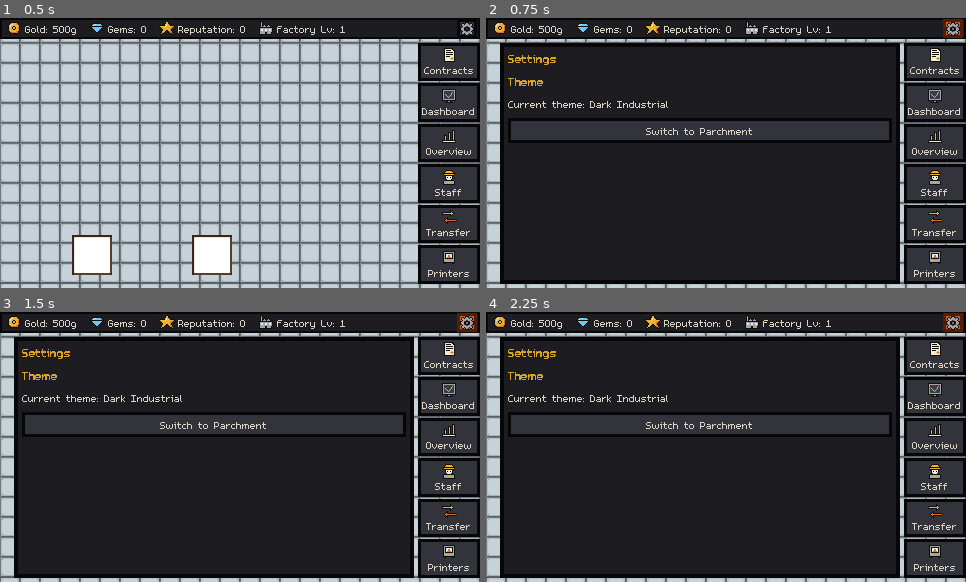
Above: before the commit, frames 1-4 (two rows, left to right).
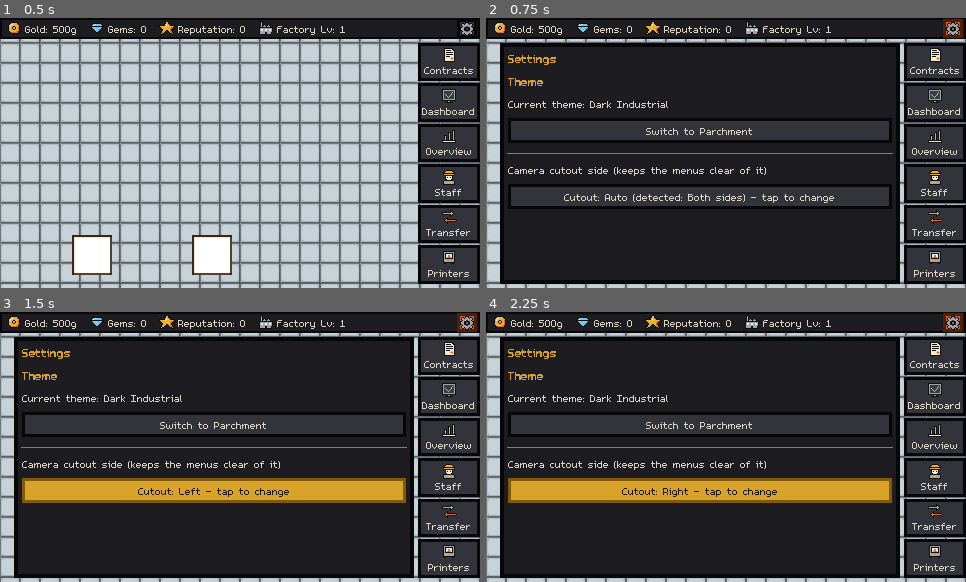
Above: after the commit, the same moments.

Repository: carverweirick/foundry-mobile-game
Game: Godot game, scene res://scenes/main.tscn
Same seed, same stepped clock (60 frames per second), same inputs: the game is played once before the commit and once after it.
Inputs (mouse positions are in pixels of both pictures, inside the frame that each line leads up to):
- Up to frame 1 (0.5 s): no input
- Up to frame 2 (0.75 s): click (951, 28) at 0.52 s
- Up to frame 3 (1.5 s): click (216, 490) at 1.25 s, where only the run after the commit has a clickable "Cutout: Auto (detected: Both …"
- Up to frame 4 (2.25 s): click (702, 490) at 2 s, where only the run after the commit has a clickable "Cutout: Left - tap to change"

Frame 1 is identical in both runs. In frame 2, 6.2% of the frame differs, in the area x 4-85%, y 50-70%; in frame 3, 7.9%, in the area x 4-85%, y 50-71%; in frame 4, 7.9%.

Commit message:
Inset only the camera side of the screen, with a Settings override
When the phone's camera cutout is on the left, the rail now sits flush
against the right edge (and vice versa). Auto mode infers the side from
the gravity sensor, since Godot can't report the current landscape
direction and iOS reports symmetric insets; it insets both sides until it
gets a confident reading. Settings gains a Camera cutout option
(Auto/Left/Right/Both) as the manual fallback. The top bar keeps its ends
clear of the rounded corners either way.

Co-Authored-By: Claude Opus 5.5 <noreply@anthropic.com>
Claude-Session: https://claude.ai/code/session_01LwGPRWnRjmAtkb5LvtKvk9

Diff:
--- a/autoload/theme_manager.gd
+++ b/autoload/theme_manager.gd
@@ -31,8 +31,8 @@
 ## below sets .theme directly on each overlay's own top-level Panel/Button -
 ## once a Control's own .theme is set, it becomes the theme owner for its
 ## whole Control-descendant subtree, sidestepping the CanvasLayer break
-## entirely. Every OverlayBase subclass, StationDetailMenu, and main.gd's HUD
-## labels call this on their own top-level Controls, both once at startup and
+## entirely. Every OverlayBase subclass, StationDetailMenu, and the Hud's bar
+## and rail call this on their own top-level Controls, both once at startup and
 ## on every theme_changed.
 
 enum ThemeChoice { DARK, PARCHMENT }
@@ -47,11 +47,27 @@
 	ThemeChoice.PARCHMENT: "Parchment",
 }
 
+## Which screen edge the phone's camera cutout (Dynamic Island / notch) is
+## on, so the Hud only insets that side (design doc Section 27). AUTO reads
+## the gravity sensor (see Hud._detect_camera_side()); BOTH insets both
+## sides. A display preference like the theme, so it lives here and is
+## saved to the same settings file.
+enum CutoutSide { AUTO, LEFT, RIGHT, BOTH }
+
+const CUTOUT_SIDE_DISPLAY_NAMES := {
+	CutoutSide.AUTO: "Auto",
+	CutoutSide.LEFT: "Left",
+	CutoutSide.RIGHT: "Right",
+	CutoutSide.BOTH: "Both sides",
+}
+
 const SETTINGS_PATH := "user://settings.cfg"
 
 signal theme_changed(theme_choice: ThemeChoice)
+signal cutout_side_changed(side: CutoutSide)
 
 var current_theme: ThemeChoice = ThemeChoice.DARK
+var cutout_side: CutoutSide = CutoutSide.AUTO
 
 
 func _ready() -> void:
@@ -66,6 +82,14 @@
 	_apply_theme()
 	_save_settings()
 	theme_changed.emit(current_theme)
+
+
+func set_cutout_side(side: CutoutSide) -> void:
+	if side == cutout_side:
+		return
+	cutout_side = side
+	_save_settings()
+	cutout_side_changed.emit(cutout_side)
 
 
 ## Kept as a harmless default-theme assignment (correct practice, and covers
@@ -96,6 +120,9 @@
 	var saved: int = config.get_value("ui", "theme", ThemeChoice.DARK)
 	if THEME_PATHS.has(saved):
 		current_theme = saved
+	var saved_side: int = config.get_value("ui", "cutout_side", CutoutSide.AUTO)
+	if CUTOUT_SIDE_DISPLAY_NAMES.has(saved_side):
+		cutout_side = saved_side
 
 
 func _save_settings() -> void:
@@ -104,4 +131,5 @@
 	var config := ConfigFile.new()
 	config.load(SETTINGS_PATH)
 	config.set_value("ui", "theme", current_theme)
+	config.set_value("ui", "cutout_side", cutout_side)
 	config.save(SETTINGS_PATH)
--- a/project.godot
+++ b/project.godot
@@ -46,6 +46,8 @@
 virtual_controller/ios/enable_button_b=true
 virtual_controller/ios/enable_button_x=true
 virtual_controller/ios/enable_button_y=true
+sensors/enable_accelerometer=true
+sensors/enable_gravity=true
 
 [physics]
 
--- a/scenes/hud.gd
+++ b/scenes/hud.gd
@@ -36,6 +36,15 @@
 ## `-- --simulate-iphone-safe-area` to force them on.
 const SIMULATE_SAFE_AREA_ARG := "--simulate-iphone-safe-area"
 const SIMULATED_INSETS := {"left": 40.0, "top": 0.0, "right": 40.0, "bottom": 14.0}
+## On a wide handheld screen the bar's ends stay this far from BOTH edges
+## even when the camera is on the other side - the rounded corners still
+## clip there, and the Settings gear sits at the bar's right end.
+const CORNER_INSET: float = 22.0
+## Desktop testing: fake a detected camera side, e.g. `-- --simulate-camera-left`.
+const SIMULATE_CAMERA_LEFT_ARG := "--simulate-camera-left"
+const SIMULATE_CAMERA_RIGHT_ARG := "--simulate-camera-right"
+## Gravity is re-read this often; a side change needs two agreeing reads.
+const CAMERA_SIDE_POLL_SECONDS: float = 0.5
 const DEBT_COLOR := Color(0.85, 0.2, 0.2)
 const BUTTON_STATES: Array[String] = [
 	"normal", "normal_mirrored", "hover", "hover_mirrored", "pressed",
@@ -54,6 +63,10 @@
 ## Every OverlayBase that opens into the panel slot (rail menus + Settings).
 var _slot_overlays: Array[OverlayBase] = []
 var _station_detail_menu: StationDetailMenu = null
+## AUTO mode's current answer: CutoutSide.LEFT/RIGHT, or BOTH while unknown.
+var _detected_camera_side: ThemeManager.CutoutSide = ThemeManager.CutoutSide.BOTH
+var _pending_camera_side: ThemeManager.CutoutSide = ThemeManager.CutoutSide.BOTH
+var _camera_poll_elapsed: float = 0.0
 
 
 func _ready() -> void:
@@ -65,6 +78,7 @@
 	ThemeManager.theme_changed.connect(func(_choice): _apply_theme())
 	_apply_theme()
 	get_viewport().size_changed.connect(_layout)
+	ThemeManager.cutout_side_changed.connect(func(_side): _layout())
 
 
 ## Called once by main.gd after every overlay exists. rail_entries is an
@@ -82,6 +96,8 @@
 		_rail_buttons.append(button)
 		_slot_overlays.append(overlay)
 	_settings_button.pressed.connect(settings_overlay.toggle)
+	if settings_overlay is SettingsOverlay:
+		settings_overlay.hud = self
 	settings_overlay.rail_button = _settings_button
 	_slot_overlays.append(settings_overlay)
 	_station_detail_menu = station_detail_menu
@@ -90,7 +106,11 @@
 	_log_safe_area_diagnostics()
 
 
-func _process(_delta: float) -> void:
+func _process(delta: float) -> void:
+	_camera_poll_elapsed += delta
+	if _camera_poll_elapsed >= CAMERA_SIDE_POLL_SECONDS:
+		_camera_poll_elapsed = 0.0
+		_poll_camera_side()
 	# Polled rather than signal-driven: a save load can replace every one of
 	# these values without emitting, and set_text() is a no-op when unchanged.
 	_gold_label.text = "Gold: %dg" % GameData.currency
@@ -217,12 +237,20 @@
 func _layout() -> void:
 	var view: Vector2 = get_viewport().get_visible_rect().size
 	var insets := _safe_insets(view)
+	var camera_side := _camera_side()
+	if camera_side == ThemeManager.CutoutSide.LEFT:
+		insets.right = 0.0
+	elif camera_side == ThemeManager.CutoutSide.RIGHT:
+		insets.left = 0.0
 	var left: float = insets.left
 	var right: float = view.x - insets.right
 	var bottom: float = view.y - insets.bottom - EDGE_GAP
 
-	_bar.position = Vector2(left, insets.top)
-	_bar.size = Vector2(right - left, BAR_HEIGHT)
+	var corner: float = CORNER_INSET if _is_wide_handheld(view) else 0.0
+	var bar_left: float = maxf(left, corner)
+	var bar_right: float = minf(right, view.x - corner)
+	_bar.position = Vector2(bar_left, insets.top)
+	_bar.size = Vector2(bar_right - bar_left, BAR_HEIGHT)
 	var bar_bottom: float = _bar.position.y + maxf(BAR_HEIGHT, _bar.get_combined_minimum_size().y)
 
 	var top: float = bar_bottom + EDGE_GAP
@@ -251,14 +279,15 @@
 ## covered the rail): the OS-reported safe area, floored at SIMULATED_INSETS
 ## on any handheld screen 2:1 or wider - every phone that shape has rounded
 ## corners and a camera cutout.
-## The island can sit on either side depending on which way the phone is
-## turned, so insets stay symmetric left/right.
+## Returned symmetric left/right (iOS itself reports it that way in
+## landscape); _layout() then drops the side without the camera, per
+## _camera_side().
 func _safe_insets(view: Vector2) -> Dictionary:
 	if SIMULATE_SAFE_AREA_ARG in OS.get_cmdline_user_args():
-		return SIMULATED_INSETS
+		return SIMULATED_INSETS.duplicate()
 	var none := {"left": 0.0, "top": 0.0, "right": 0.0, "bottom": 0.0}
-	var is_phone_os := OS.has_feature("mobile") or OS.get_name() in ["iOS", "Android"]
-	if not is_phone_os and not DisplayServer.is_touchscreen_available():
+	var is_phone_os := _is_phone_os()
+	if not _is_handheld():
 		return none
 	var reported := none
 	var window := Vector2(DisplayServer.window_get_size())
@@ -274,7 +303,7 @@
 			"right": maxf(0.0, side),
 			"bottom": maxf(0.0, (window.y - safe.end.y) * k.y),
 		}
-	if view.y <= 0.0 or view.x / view.y < 2.0:
+	if not _is_wide_handheld(view):
 		return reported
 	# Wide handheld: never less than the fallback on the sides/bottom, in case
 	# the platform under-reports (or reports a portrait-shaped area). Top stays
@@ -287,12 +316,75 @@
 	}
 
 
+func _is_phone_os() -> bool:
+	return OS.has_feature("mobile") or OS.get_name() in ["iOS", "Android"]
+
+
+func _is_handheld() -> bool:
+	return _is_phone_os() or DisplayServer.is_touchscreen_available() \
+		or SIMULATE_SAFE_AREA_ARG in OS.get_cmdline_user_args()
+
+
+func _is_wide_handheld(view: Vector2) -> bool:
+	return _is_handheld() and view.y > 0.0 and view.x / view.y >= 2.0
+
+
+## Which side gets the cutout inset: the player's Settings choice, or in AUTO
+## the gravity-detected side (BOTH until a confident reading arrives).
+func _camera_side() -> ThemeManager.CutoutSide:
+	var args := OS.get_cmdline_user_args()
+	if SIMULATE_CAMERA_LEFT_ARG in args:
+		return ThemeManager.CutoutSide.LEFT
+	if SIMULATE_CAMERA_RIGHT_ARG in args:
+		return ThemeManager.CutoutSide.RIGHT
+	if ThemeManager.cutout_side != ThemeManager.CutoutSide.AUTO:
+		return ThemeManager.cutout_side
+	return _detected_camera_side
+
+
+## Godot gives no way to read which landscape direction the interface is in
+## (screen_get_orientation() returns the configured orientation, not the
+## current one, and iOS reports a symmetric safe area), so AUTO infers it
+## from the gravity sensor. In raw device axes, landscape with the top of
+## the phone (the camera end) to the left puts gravity along -x, to the right
+## along +x. If the platform instead reports gravity already rotated into
+## screen space, x stays near 0 when held upright and this never commits -
+## BOTH stays the answer, and the Settings override is the way out. The sign
+## convention is unverified on real hardware: the [Hud] log line below and
+## the Settings override exist for exactly that.
+func _detect_camera_side() -> ThemeManager.CutoutSide:
+	var gravity: Vector3 = Input.get_gravity()
+	if gravity.length() < 4.0 or absf(gravity.x) < absf(gravity.y) * 1.5:
+		return _detected_camera_side
+	return ThemeManager.CutoutSide.LEFT if gravity.x < 0.0 else ThemeManager.CutoutSide.RIGHT
+
+
+func _poll_camera_side() -> void:
+	if ThemeManager.cutout_side != ThemeManager.CutoutSide.AUTO or not _is_phone_os():
+		return
+	var reading := _detect_camera_side()
+	if reading == _detected_camera_side:
+		_pending_camera_side = reading
+		return
+	if reading != _pending_camera_side:
+		_pending_camera_side = reading
+		return
+	_detected_camera_side = reading
+	print("[Hud] gravity=%s -> camera side %s" % [Input.get_gravity(), ThemeManager.CUTOUT_SIDE_DISPLAY_NAMES[reading]])
+	_layout()
+
+
+## Shown by the Settings overlay next to its cutout option.
+func detected_camera_side_name() -> String:
+	return ThemeManager.CUTOUT_SIDE_DISPLAY_NAMES[_detected_camera_side]
+
+
 ## One startup line so a device run shows what the platform actually
 ## reported - the safe-area path above has already been wrong once on real
 ## hardware.
 func _log_safe_area_diagnostics() -> void:
-	print("[Hud] os=%s mobile=%s touch=%s window=%s screen=%s safe_area=%s view=%s -> insets=%s" % [
-		OS.get_name(), OS.has_feature("mobile"), DisplayServer.is_touchscreen_available(),
+	print("[Hud] os=%s mobile=%s touch=%s gravity=%s window=%s screen=%s safe_area=%s view=%s -> insets=%s" % [
+		OS.get_name(), OS.has_feature("mobile"), DisplayServer.is_touchscreen_available(), Input.get_gravity(),
 		DisplayServer.window_get_size(), DisplayServer.screen_get_size(),
 		DisplayServer.get_display_safe_area(), get_viewport().get_visible_rect().size,
 		_safe_insets(get_viewport().get_visible_rect().size),
--- a/scenes/settings_overlay.gd
+++ b/scenes/settings_overlay.gd
@@ -11,10 +11,27 @@
 @onready var theme_status_label: Label = %ThemeStatusLabel
 @onready var switch_theme_button: Button = %SwitchThemeButton
 
+## Set by Hud.bind(), for showing the auto-detected camera side.
+var hud: Hud = null
+var _cutout_button: Button
+
 
 func _on_ready() -> void:
 	switch_theme_button.pressed.connect(_on_switch_theme_pressed)
 	ThemeManager.theme_changed.connect(func(_choice): _refresh())
+	# Which edge the phone's camera cutout is on, so the Hud only insets that
+	# side (design doc Section 27). Auto relies on the gravity sensor, which
+	# may not report usefully on every device - this is the manual way out.
+	var content: VBoxContainer = panel.get_node("Content")
+	content.add_child(HSeparator.new())
+	var cutout_header := Label.new()
+	cutout_header.text = "Camera cutout side (keeps the menus clear of it)"
+	cutout_header.autowrap_mode = TextServer.AUTOWRAP_WORD_SMART
+	content.add_child(cutout_header)
+	_cutout_button = Button.new()
+	_cutout_button.pressed.connect(_on_cutout_pressed)
+	content.add_child(_cutout_button)
+	ThemeManager.cutout_side_changed.connect(func(_side): _refresh())
 
 
 func _on_open() -> void:
@@ -25,6 +42,17 @@
 	var current: ThemeManager.ThemeChoice = ThemeManager.current_theme
 	theme_status_label.text = "Current theme: %s" % ThemeManager.THEME_DISPLAY_NAMES[current]
 	switch_theme_button.text = "Switch to %s" % ThemeManager.THEME_DISPLAY_NAMES[_other_theme(current)]
+	var side: ThemeManager.CutoutSide = ThemeManager.cutout_side
+	var side_text: String = ThemeManager.CUTOUT_SIDE_DISPLAY_NAMES[side]
+	if side == ThemeManager.CutoutSide.AUTO and hud != null:
+		side_text += " (detected: %s)" % hud.detected_camera_side_name()
+	_cutout_button.text = "Cutout: %s - tap to change" % side_text
+
+
+func _on_cutout_pressed() -> void:
+	var next: int = (ThemeManager.cutout_side + 1) % ThemeManager.CUTOUT_SIDE_DISPLAY_NAMES.size()
+	ThemeManager.set_cutout_side(next as ThemeManager.CutoutSide)
+	_refresh.call_deferred()
 
 
 func _on_switch_theme_pressed() -> void:
Not shown, changed: CLAUDE.md
